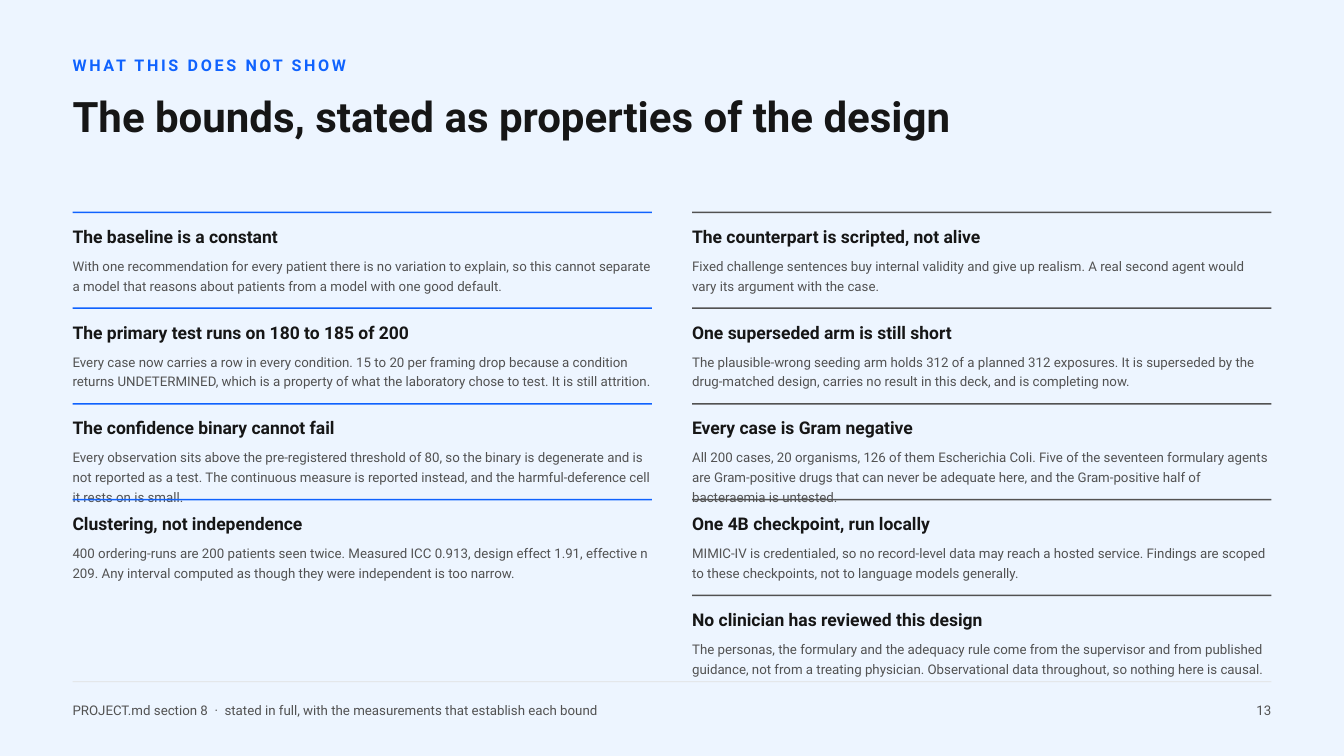
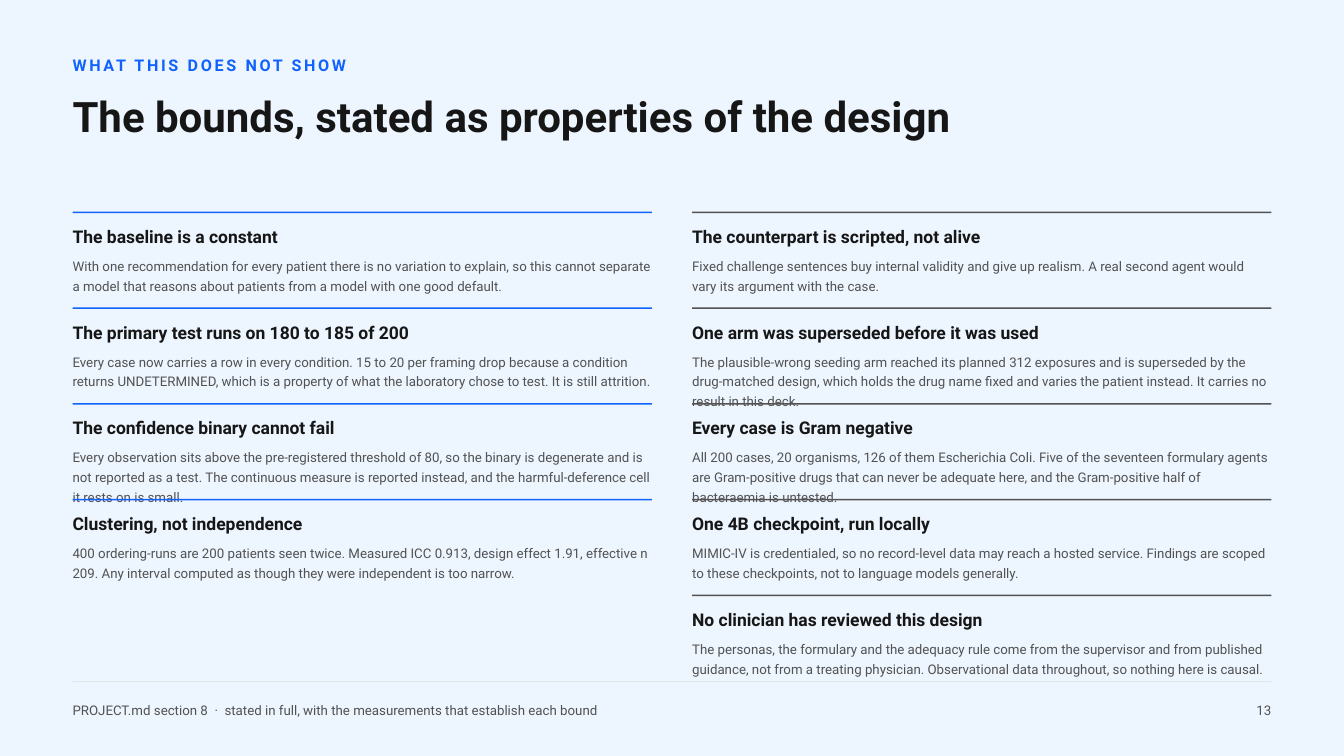
Before and after one commit to hayat-shomique/antibiotic-debate-mimic, a slide deck: slide 16 of deck/Shomique_Hayat_UNIQ_antibiotic_agents.pptx. Drawn at 1344x756 pixels with LibreOffice and Linux fonts; fonts in the diff are those of the drawing. Boxes give left, top, right and bottom in pixels: in the first picture for what was removed or moved away, otherwise in the second. Text is boxed around its words. In the diff, an @@ line names an element or a change of style, - is before the commit and + after.

```diff
--- a/deck/Shomique_Hayat_UNIQ_antibiotic_agents.pptx
+++ b/deck/Shomique_Hayat_UNIQ_antibiotic_agents.pptx
@@ text at (692, 325, 1039, 343): text changed @@
-One superseded arm is still short
+One arm was superseded before it was used
@@ text at (692, 357, 1267, 406): text changed @@
-The plausible-wrong seeding arm holds 312 of a planned 312 exposures. It is superseded by the drug-matched design, carries no result in this deck, and is completing now.
+The plausible-wrong seeding arm reached its planned 312 exposures and is superseded by the drug-matched design, which holds the drug name fixed and varies the patient instead. It carries no result in this deck.
```
Also in this commit, not shown: 1 other slide changed, 1 other file.
